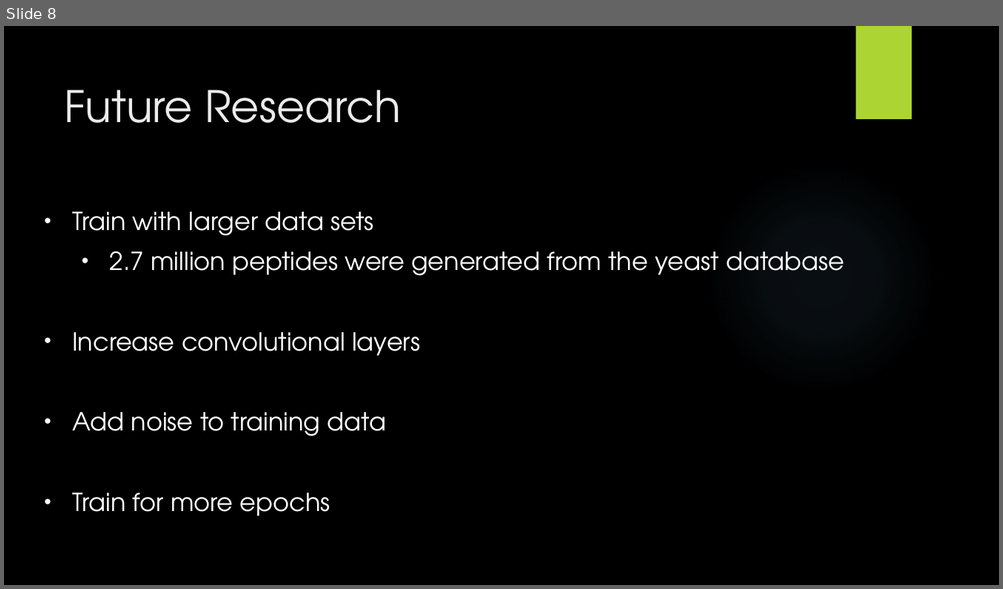
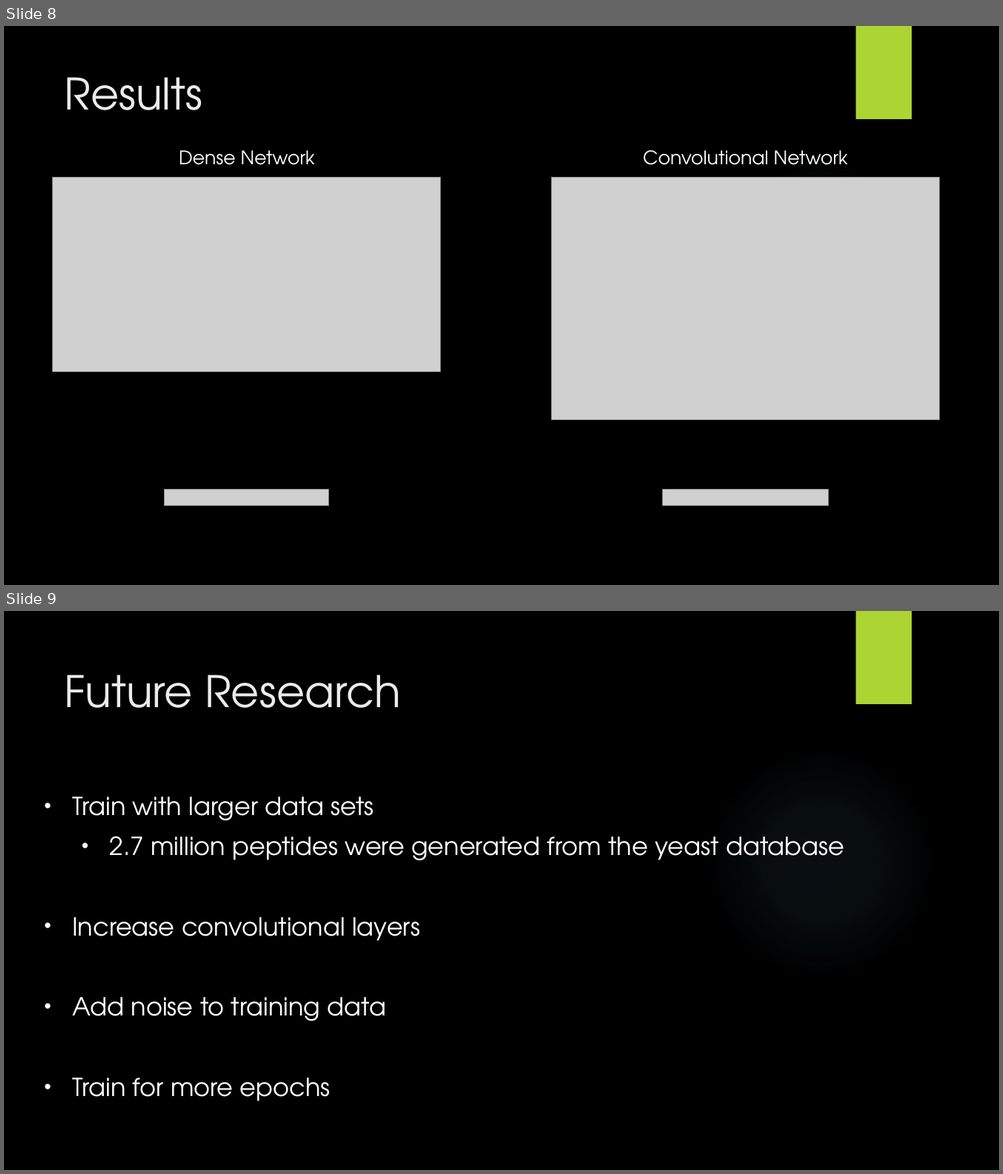
Before and after one commit to jkubath/MS2-Embeddings, a slide deck: Group7.pptx. Shown one above the other, each under a label of ours: slide 8 before the commit, slides 8 and 9 after it. The pictures are 1003x589 and 1003x1174 pixels, drawn with LibreOffice and Linux fonts; fonts in the diff are those of the drawing; grey boxes stand for pictures; background and template pictures are left out. Boxes give left, top, right and bottom in pixels: in the first picture for what was removed or moved away, otherwise in the second. Text is boxed around its words. In the diff, an @@ line names an element or a change of style, - is before the commit and + after.

Commit message:
Added results pictures to presentation

```diff
--- a/Group7.pptx
+++ b/Group7.pptx
@@ slide 8 added at (4,26,999,585), background picture (left out); not listed: 1 template element that a slide beside it also shows @@
@@ rectangle added at (855,26,911,119), fill #ACD433 @@
@@ title added at (64,77,202,110), 42 pt, text #EBEBEB @@
+Results
@@ text added at (179,150,315,165), 18 pt, text #FFFFFF @@
+Dense Network
@@ text added at (643,150,848,165), 18 pt, text #FFFFFF @@
+Convolutional Network
@@ picture added at (53,178,441,372) @@
@@ picture added at (552,178,939,420) @@
@@ picture added at (165,490,330,506) @@
@@ picture added at (663,490,828,506) @@
@@ what was slide 8 is now slide 9 @@
```
Also in this commit, not shown: 1 slide changed.
